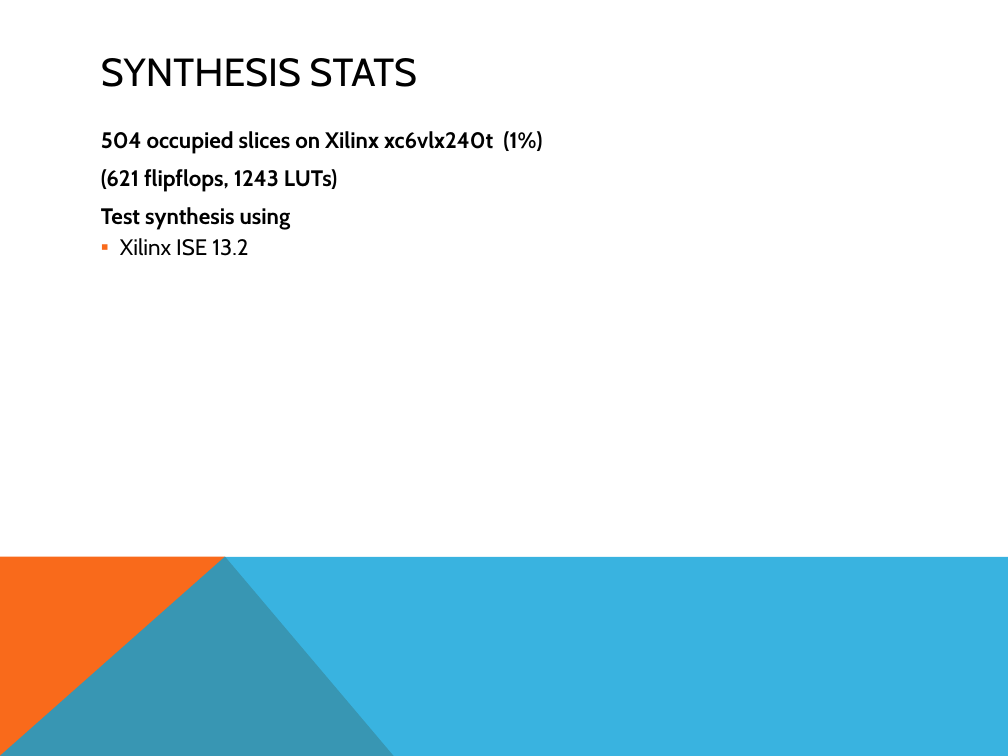
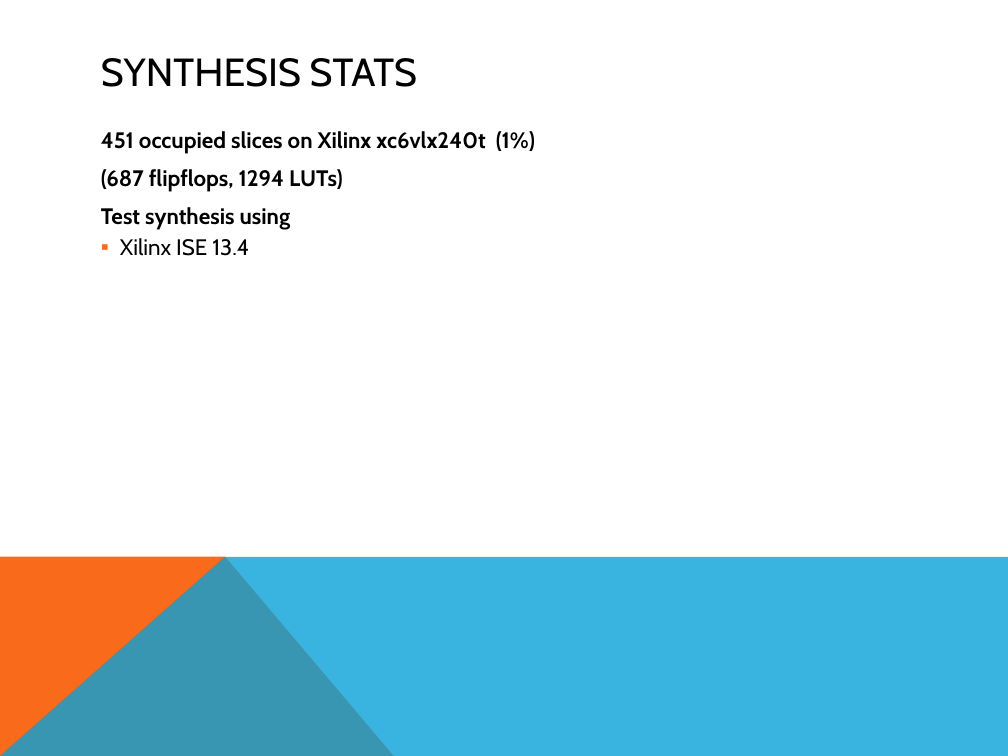
Before and after one commit to freecores/udp_ip_stack, a slide deck: slide 10 of doc/src/UDP_IP_Stack.pptx. Drawn at 1008x756 pixels with LibreOffice and Linux fonts; fonts in the diff are those of the drawing. Boxes give left, top, right and bottom in pixels: in the first picture for what was removed or moved away, otherwise in the second. Text is boxed around its words. In the diff, an @@ line names an element or a change of style, - is before the commit and + after.

```diff
--- a/doc/src/UDP_IP_Stack.pptx
+++ b/doc/src/UDP_IP_Stack.pptx
@@ text at (x1=101, y1=131, x2=535, y2=192): text changed @@
-504 occupied slices on Xilinx xc6vlx240t (1%)
-(621 flipflops, 1243 LUTs)
+451 occupied slices on Xilinx xc6vlx240t (1%)
+(687 flipflops, 1294 LUTs)
@@ text at (x1=120, y1=238, x2=249, y2=256): text changed @@
-  ▪ Xilinx ISE 13.2
+  ▪ Xilinx ISE 13.4
```
Also in this commit, not shown: 7 other slides changed, 17 other files.
